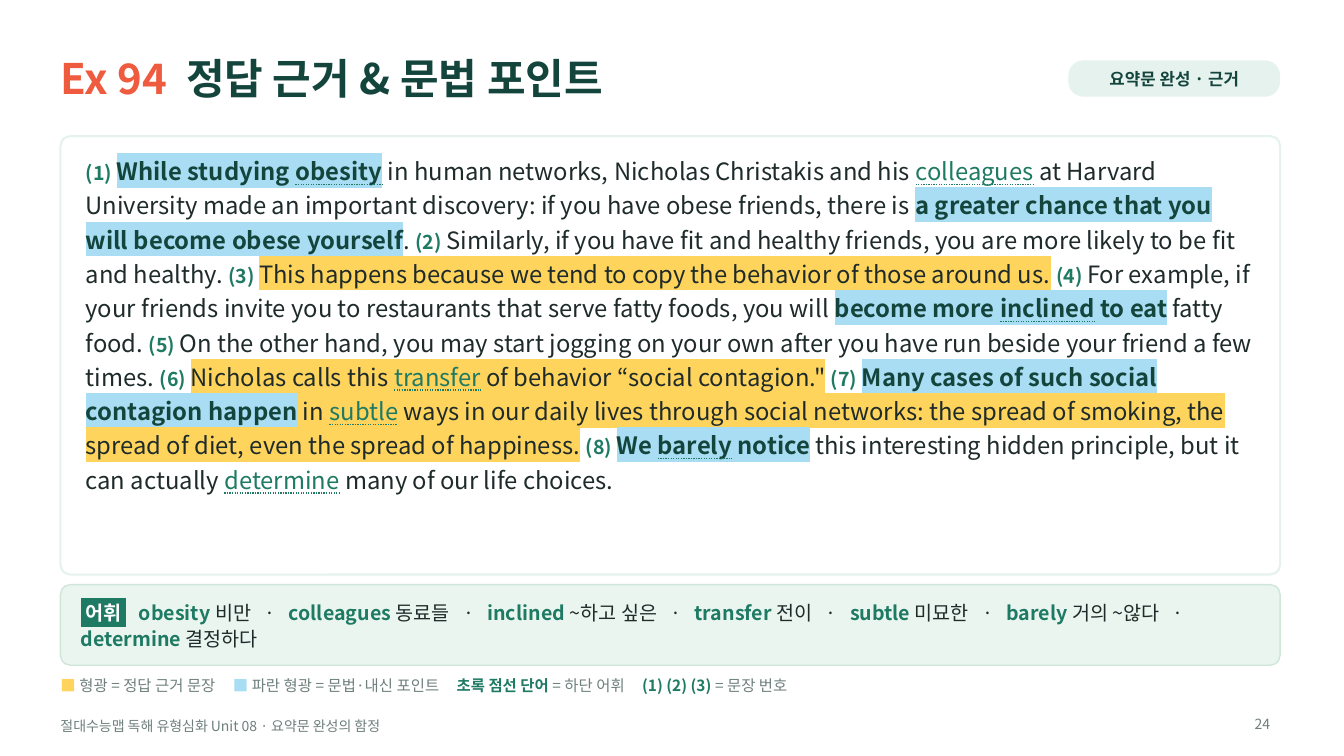
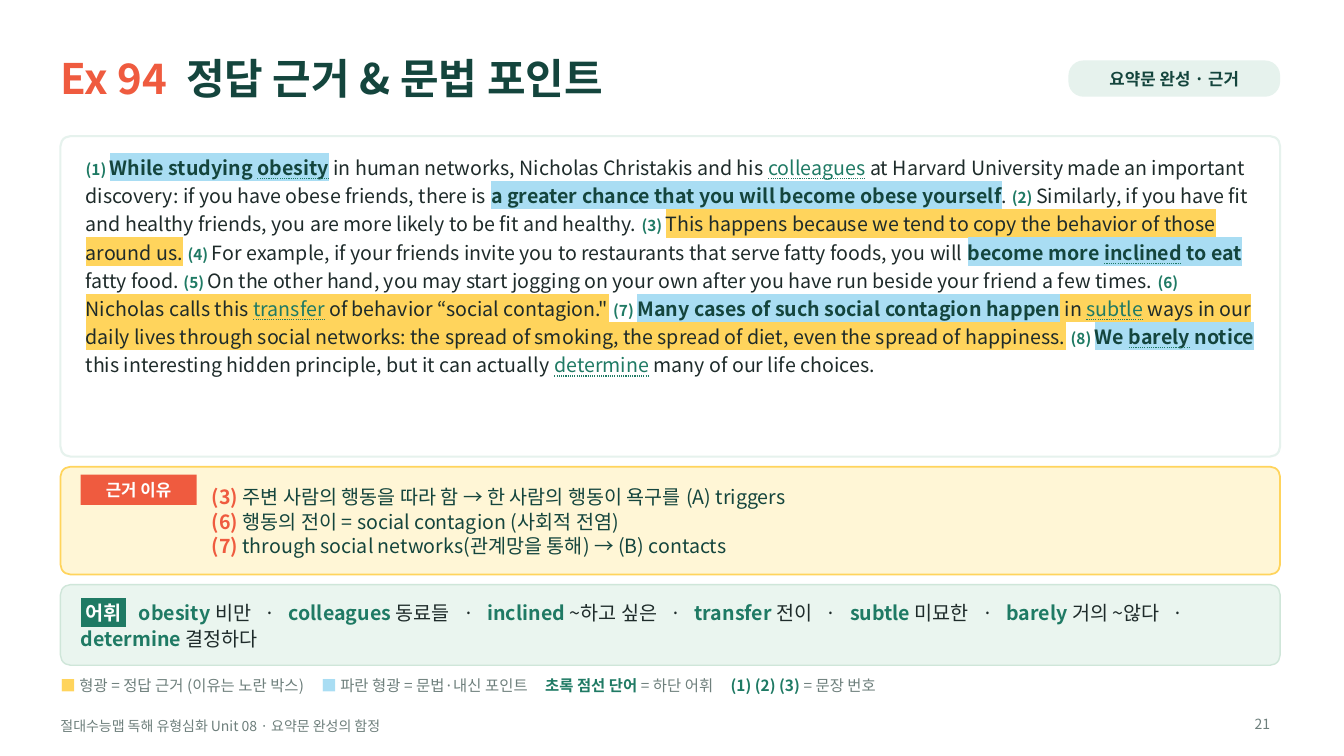
Before and after one commit to HUFSDavid/HUFSDavid, a slide deck: slide 21 of 절대수능맵_독해유형심화_Unit08_수업PPT.pptx (slide 24 before the commit). Drawn at 1344x756 pixels with LibreOffice and Linux fonts; fonts in the diff are those of the drawing. Boxes give left, top, right and bottom in pixels: in the first picture for what was removed or moved away, otherwise in the second. Text is boxed around its words. In the diff, an @@ line names an element or a change of style, - is before the commit and + after.

```diff
--- a/절대수능맵_독해유형심화_Unit08_수업PPT.pptx
+++ b/절대수능맵_독해유형심화_Unit08_수업PPT.pptx
@@ rounded rectangle: place and size @@
-rounded rectangle at [60,136,1280,575]
+rounded rectangle at [60,136,1280,457]
@@ rounded rectangle at [60,136,1280,457]: proportions changed @@
@@ text "(1) While studying obesity in ..." at [86,159,1254,377]: size 14 to 11 pt in "(1) (2) (3) (4) (5) (6) (7) ..."; size 17 to 14 pt @@
@@ rounded rectangle added at [60,467,1280,575], fill #FFF6D6, outline #FFD45C 1.25 pt @@
@@ rectangle added at [81,475,197,505], fill #EF5B3F, 12 pt, text #FFFFFF, bold @@
+근거 이유
@@ text added at [212,487,786,558], 14 pt, text #14453D @@
+(3) 주변 사람의 행동을 따라 함 → 한 사람의 행동이 욕구를 (A) triggers
+(6) 행동의 전이 = social contagion (사회적 전염)
+(7) through social networks(관계망을 통해) → (B) contacts
@@ text at [79,678,875,694]: text changed @@
-■ 형광 = 정답 근거 문장 ■ 파란 형광 = 문법·내신 포인트 초록 점선 단어 = 하단 어휘 (1) (2) (3) = 문장 번호
+■ 형광 = 정답 근거 (이유는 노란 박스) ■ 파란 형광 = 문법·내신 포인트 초록 점선 단어 = 하단 어휘 (1) (2) (3) = 문장 번호
@@ page number at [1255,718,1271,729]: text changed @@
-24
+21
```
Also in this commit, not shown: 27 other slides changed, 23 slides added, 40 slides removed, 5 other files.
